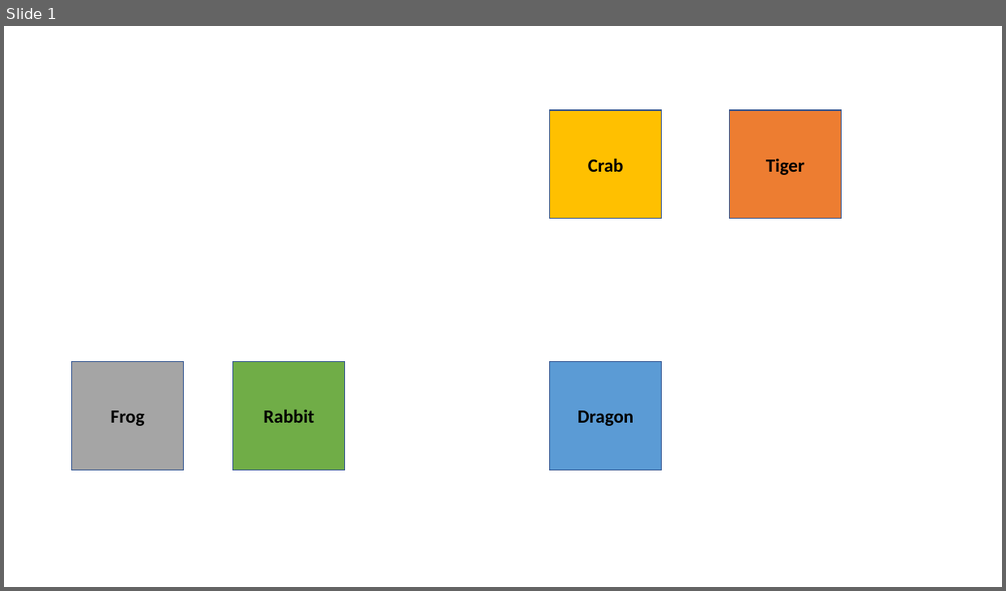
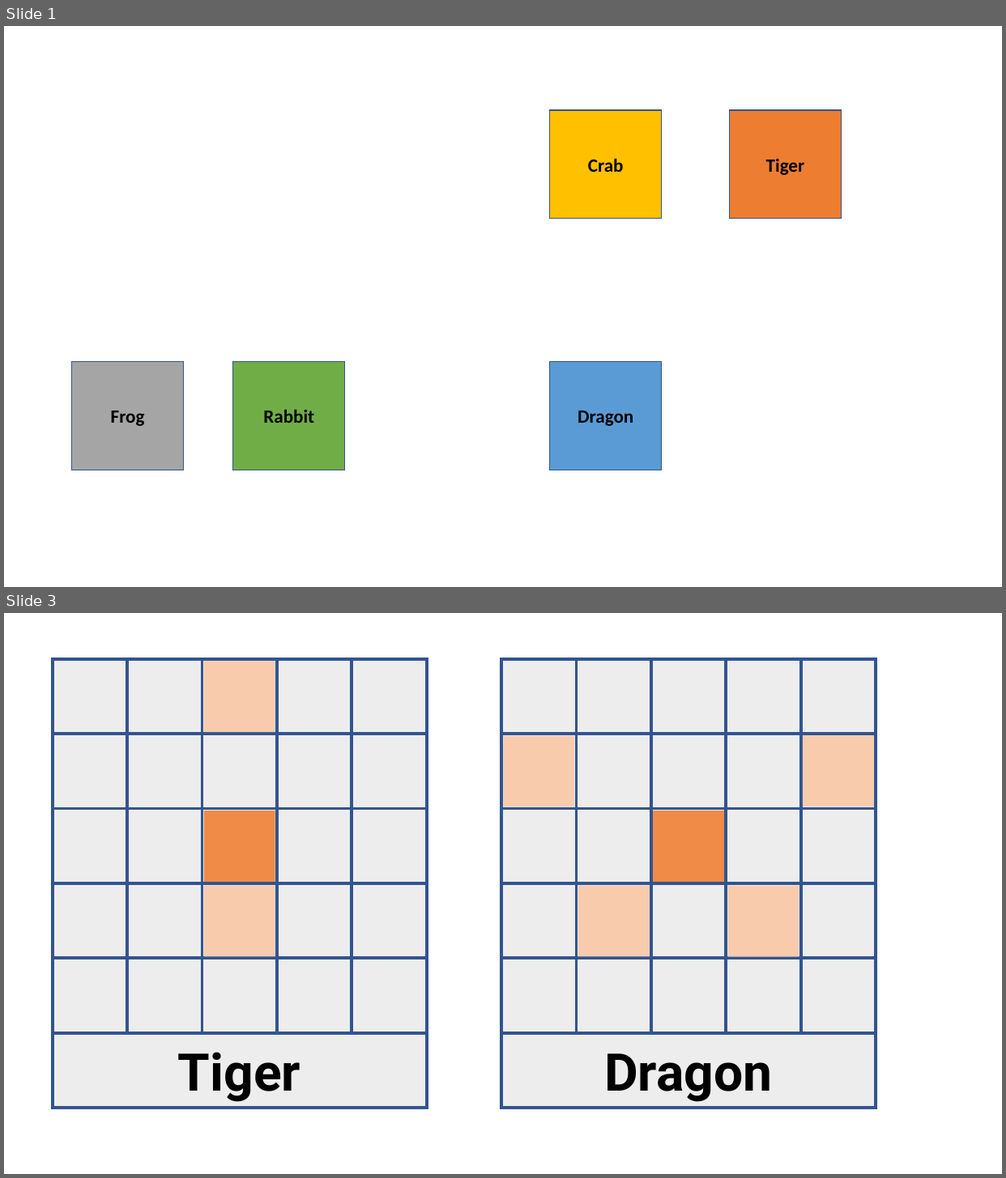
Before and after one commit to Biumsp/Onitama, a slide deck: onitama.pptx. Shown one above the other, each under a label of ours: slide 1 before the commit, slides 1 and 3 after it; the slides between them are not shown. The pictures are 1006x591 and 1006x1178 pixels, drawn with LibreOffice and Linux fonts; fonts in the diff are those of the drawing. Boxes give left, top, right and bottom in pixels: in the first picture for what was removed or moved away, otherwise in the second. Text is boxed around its words. In the diff, an @@ line names an element or a change of style, - is before the commit and + after.

```diff
--- a/onitama.pptx
+++ b/onitama.pptx
@@ slide 3 added at (4,613,1002,1174), background #FFFFFF @@
@@ rectangle added at (53,658,427,734), fill #EDEDED, outline #325491 3 pt @@
@@ rectangle added at (53,658,127,1033), outline #325491 3 pt @@
@@ rectangle added at (127,658,202,1033), outline #325491 3 pt @@
@@ rectangle added at (202,658,277,1033), outline #325491 3 pt @@
@@ rectangle added at (204,661,275,732), fill #F8CBAD @@
@@ rectangle added at (277,658,352,1033), outline #325491 3 pt @@
@@ rectangle added at (352,658,427,1033), outline #325491 3 pt @@
@@ rectangle added at (502,658,876,734), fill #EDEDED, outline #325491 3 pt @@
@@ rectangle added at (502,658,577,1033), outline #325491 3 pt @@
@@ rectangle added at (577,658,651,1033), outline #325491 3 pt @@
@@ rectangle added at (651,658,727,1033), outline #325491 3 pt @@
@@ rectangle added at (727,658,801,1033), outline #325491 3 pt @@
@@ rectangle added at (801,658,876,1033), outline #325491 3 pt @@
@@ rectangle added at (53,734,427,808), fill #EDEDED, outline #325491 3 pt @@
@@ rectangle added at (502,734,876,808), fill #EDEDED, outline #325491 3 pt @@
@@ rectangle added at (503,736,574,807), fill #F8CBAD @@
@@ rectangle added at (803,736,874,807), fill #F8CBAD @@
@@ rectangle added at (53,808,427,884), fill #EDEDED, outline #325491 3 pt @@
@@ rectangle added at (204,811,275,882), fill #EF8B47 @@
@@ rectangle added at (502,808,876,884), fill #EDEDED, outline #325491 3 pt @@
@@ rectangle added at (653,811,724,882), fill #EF8B47 @@
@@ rectangle added at (53,884,427,958), fill #EDEDED, outline #325491 3 pt @@
@@ rectangle added at (204,885,275,956), fill #F8CBAD @@
@@ rectangle added at (502,884,876,958), fill #EDEDED, outline #325491 3 pt @@
@@ rectangle added at (578,885,650,956), fill #F8CBAD @@
@@ rectangle added at (728,886,799,957), fill #F8CBAD @@
@@ rectangle added at (53,958,427,1033), fill #EDEDED, outline #325491 3 pt @@
@@ rectangle added at (502,958,876,1033), fill #EDEDED, outline #325491 3 pt @@
@@ rectangle added at (53,1033,427,1108), fill #EDEDED, outline #325491 3 pt @@
@@ rectangle added at (502,1033,876,1108), fill #EDEDED, outline #325491 3 pt @@
@@ text added at (178,1052,300,1102), 50 pt, text #000000, bold @@
+Tiger
@@ text added at (604,1054,772,1102), 50 pt, text #000000, bold @@
+Dragon
```
Also in this commit, not shown: 9 other slides added, 27 other files.
